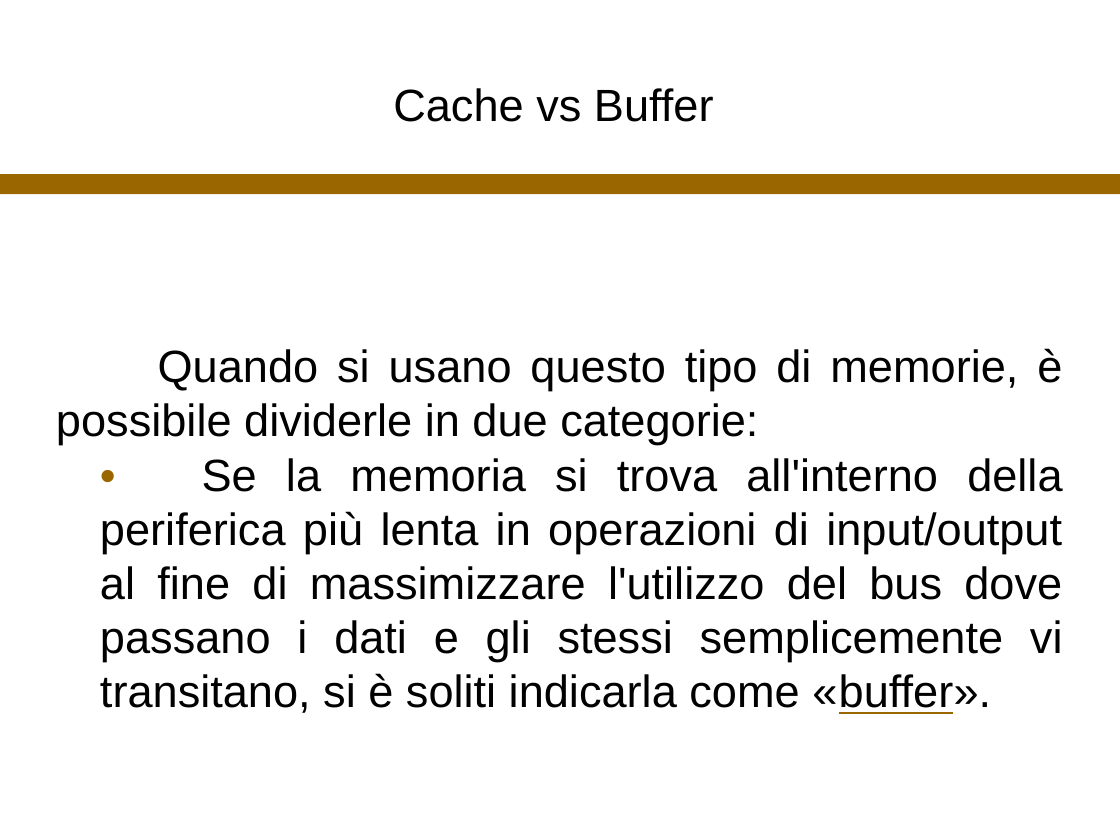
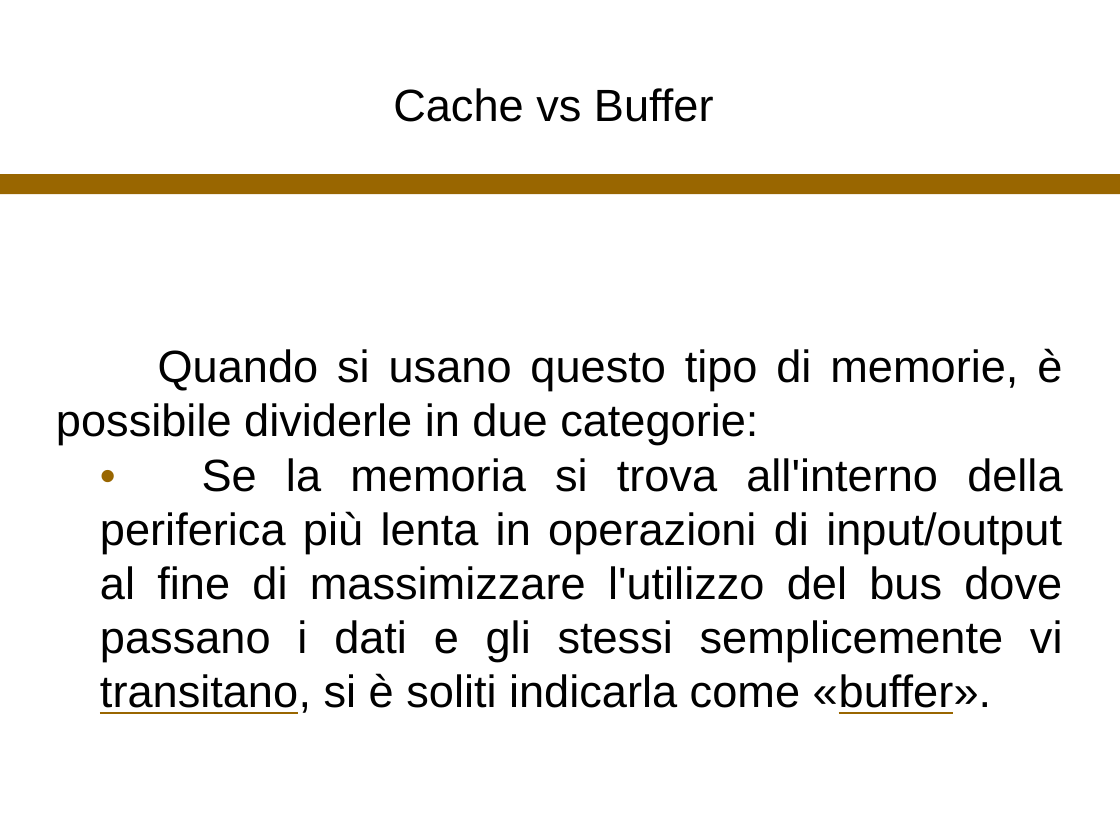
Before and after one commit to ozbaenyk/CorsoCS2019_bennic, a slide deck: slide 7 of Cache2019_bennic.odp. Drawn at 1120x840 pixels with LibreOffice and Linux fonts; fonts in the diff are those of the drawing. Boxes give left, top, right and bottom in pixels: in the first picture for what was removed or moved away, otherwise in the second. Text is boxed around its words. In the diff, an @@ line names an element or a change of style, - is before the commit and + after.

```diff
--- a/Cache2019_bennic.odp
+++ b/Cache2019_bennic.odp
@@ subtitle at (100,458,1063,714): underline on in "transitano," @@
```
Also in this commit, not shown: 12 other slides changed, 1 other file.
